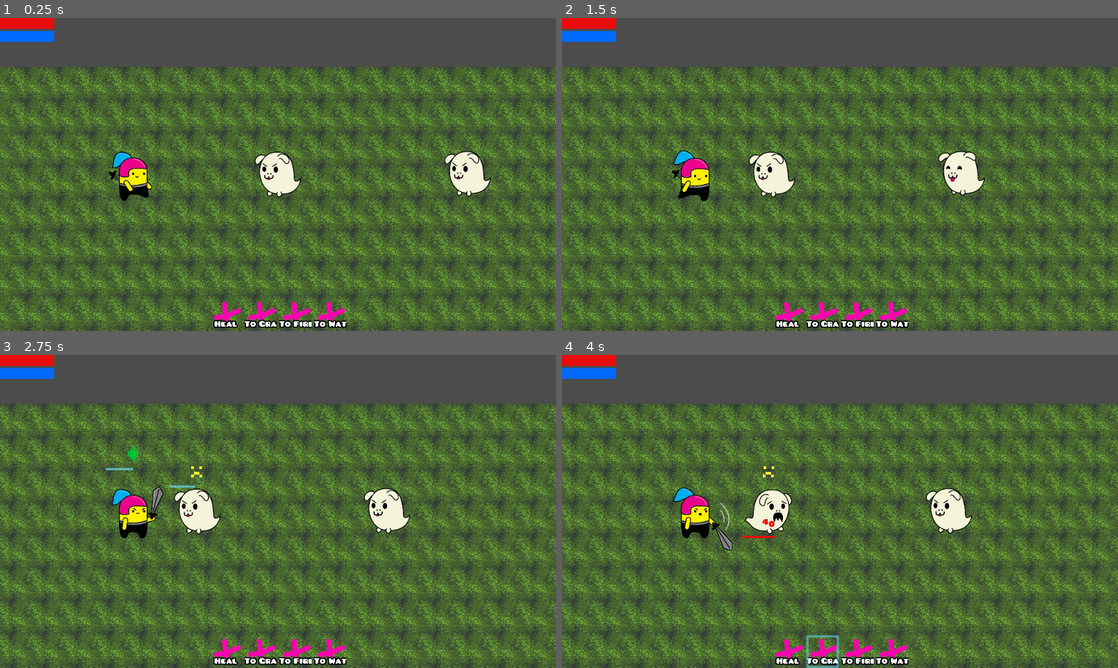
Above: before the commit, frames 1-4 (two rows, left to right).
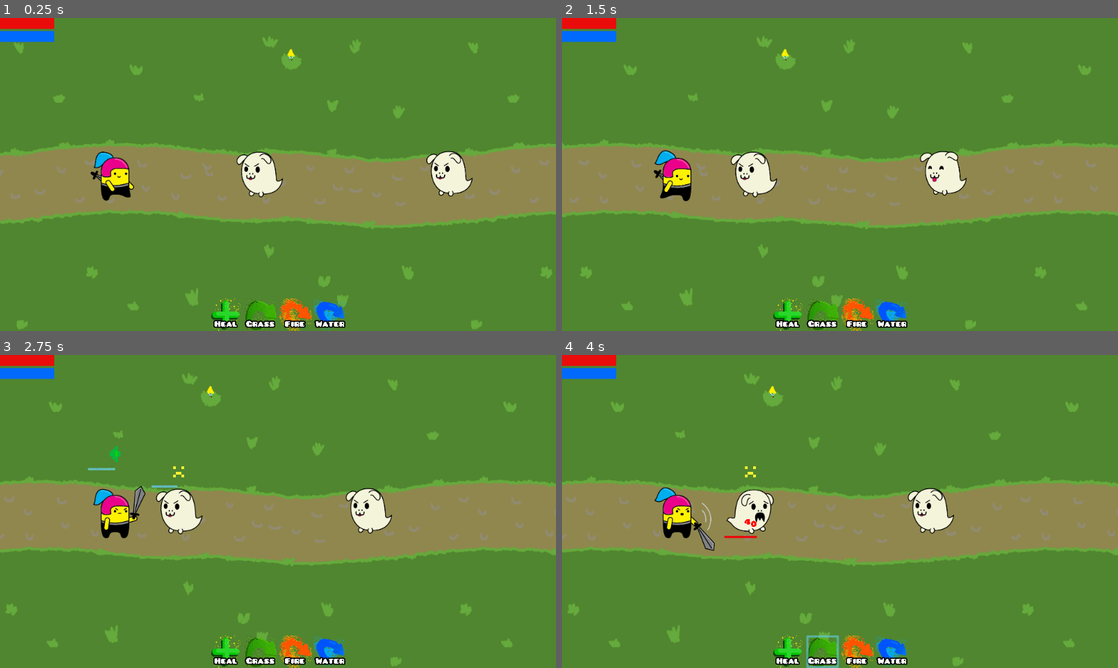
Above: after the commit, the same moments.

Repository: danreeves/godot-wild-jam-33
Game: Godot game, scene res://Main.tscn
Two runs of this game, one before a commit and one after it. Both use one fixed random seed, a clock stepped at 60 frames per second and the inputs below. The engine's default icon, where the game draws it, is replaced by a stand-in: a white triangle on a blue panel in a dark square.
Inputs (mouse positions are in pixels of both pictures, inside the frame that each line leads up to):
- Up to frame 1 (0.25 s): no input
- Up to frame 2 (1.5 s): move the mouse to (828, 174) at 0.52 s; click (828, 174) at 0.67 s; move the mouse to (973, 174) at 1.27 s; click (973, 174) at 1.42 s
- Up to frame 3 (2.75 s): move the mouse to (133, 511) at 2.02 s; click (133, 511) at 2.17 s
- Up to frame 4 (4 s): move the mouse to (789, 652) at 2.77 s; click (789, 652) at 2.92 s; move the mouse to (823, 652) at 3.52 s; click (823, 652) at 3.67 s

The runs differ from the first frame. In frame 1, 83% of the frame differs, in the area x 0-100%, y 0-100%; in frame 2, 83%; in frame 3, 83%; in frame 4, 83%.

Commit message:
some spell art

Diff:
--- a/Camera2D.gd
+++ b/Camera2D.gd
@@ -3,4 +3,4 @@
 onready var player = get_parent().find_node("Player")
 
 func _process(_delta: float) -> void:
-	offset.x = player.position.x + (OS.window_size.x / 3.0)
+	offset.x = player.position.x + 300
--- a/Main.tscn
+++ b/Main.tscn
@@ -4,7 +4,7 @@
 [ext_resource path="res://Units/Enemy.tscn" type="PackedScene" id=2]
 [ext_resource path="res://Camera2D.gd" type="Script" id=3]
 [ext_resource path="res://Ghost_Animation.tres" type="SpriteFrames" id=4]
-[ext_resource path="res://floortexture.png" type="Texture" id=5]
+[ext_resource path="res://bobbus-bg.png" type="Texture" id=5]
 
 [sub_resource type="RectangleShape2D" id=1]
 extents = Vector2( 9999, 10 )
@@ -12,10 +12,11 @@
 [node name="World" type="Node"]
 
 [node name="TextureRect" type="TextureRect" parent="."]
-margin_left = -715.592
-margin_top = -197.99
-margin_right = 99283.4
-margin_bottom = 402.01
+margin_left = -712.764
+margin_top = -294.156
+margin_right = 99286.2
+margin_bottom = 371.844
+rect_scale = Vector2( 0.777701, 0.97496 )
 mouse_filter = 2
 texture = ExtResource( 5 )
 stretch_mode = 2
@@ -69,8 +70,6 @@
 
 [node name="Camera2D" type="Camera2D" parent="."]
 current = true
-drag_margin_h_enabled = true
-drag_margin_v_enabled = true
 script = ExtResource( 3 )
 
 [node name="Horizon" type="StaticBody2D" parent="."]
--- a/Systems/Spells/Heal.gd
+++ b/Systems/Spells/Heal.gd
@@ -3,7 +3,7 @@
 
 export (String) var name = "Heal"
 export (Array) var targetable_groups = ["Player"]
-export (Texture) var texture = load("res://button1.png")
+export (Texture) var texture = load("res://assets/UI/Heal.png")
 export (int) var mana_cost = 20
 export (int) var cooldown = 1
 
--- a/Systems/Spells/ToFire.gd
+++ b/Systems/Spells/ToFire.gd
@@ -1,9 +1,9 @@
 extends Object
 class_name ToFire
 
-export (String) var name = "To Fire"
+export (String) var name = "Fire"
 export (Array) var targetable_groups = ["Enemies"]
-export (Texture) var texture = load("res://button1.png")
+export (Texture) var texture = load("res://assets/UI/ToFire.png")
 export (int) var mana_cost = 10
 export (int) var cooldown = 1
 
--- a/Systems/Spells/ToGrass.gd
+++ b/Systems/Spells/ToGrass.gd
@@ -1,9 +1,9 @@
 extends Object
 class_name ToGrass
 
-export (String) var name = "To Grass"
+export (String) var name = "Grass"
 export (Array) var targetable_groups = ["Enemies"]
-export (Texture) var texture = load("res://button1.png")
+export (Texture) var texture = load("res://assets/UI/ToGrass.png")
 export (int) var mana_cost = 10
 export (int) var cooldown = 1
 
--- a/Systems/Spells/ToWater.gd
+++ b/Systems/Spells/ToWater.gd
@@ -1,9 +1,9 @@
 extends Object
 class_name ToWater
 
-export (String) var name = "To Water"
+export (String) var name = "Water"
 export (Array) var targetable_groups = ["Enemies"]
-export (Texture) var texture = load("res://button1.png")
+export (Texture) var texture = load("res://assets/UI/ToWater.png")
 export (int) var mana_cost = 10
 export (int) var cooldown = 1
 
Binary file added: assets/UI/Heal.aseprite
Binary file added: assets/UI/Heal.png
Not shown, added: assets/UI/Heal.png.import
Binary file added: assets/UI/ToFire.aseprite
Binary file added: assets/UI/ToFire.png
Not shown, added: assets/UI/ToFire.png.import
Binary file added: assets/UI/ToGrass.aseprite
Binary file added: assets/UI/ToGrass.png
Not shown, added: assets/UI/ToGrass.png.import
Binary file added: assets/UI/ToWater.aseprite
Binary file added: assets/UI/ToWater.png
Not shown, added: assets/UI/ToWater.png.import
(and 2 more such lines)
